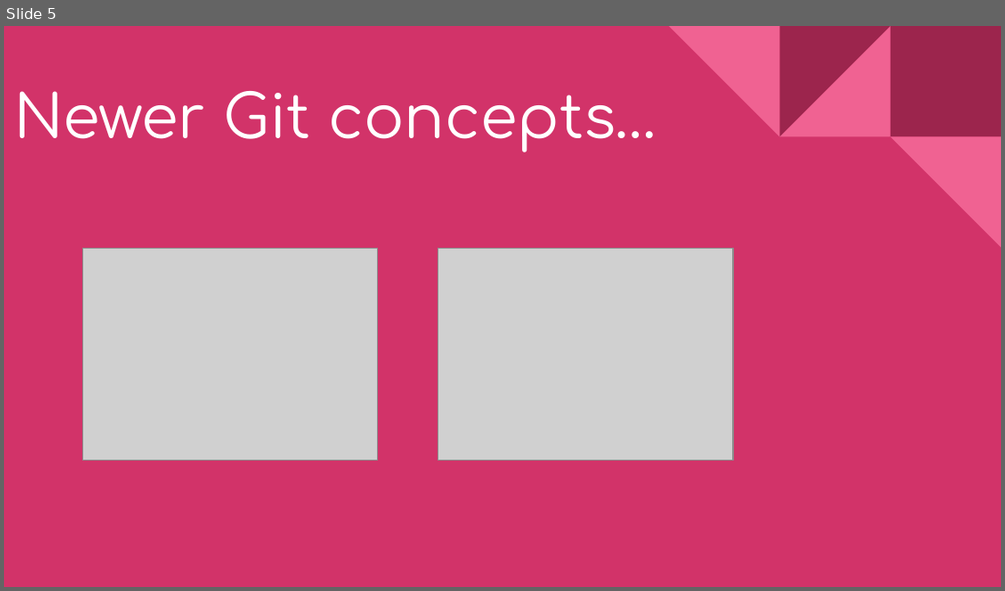
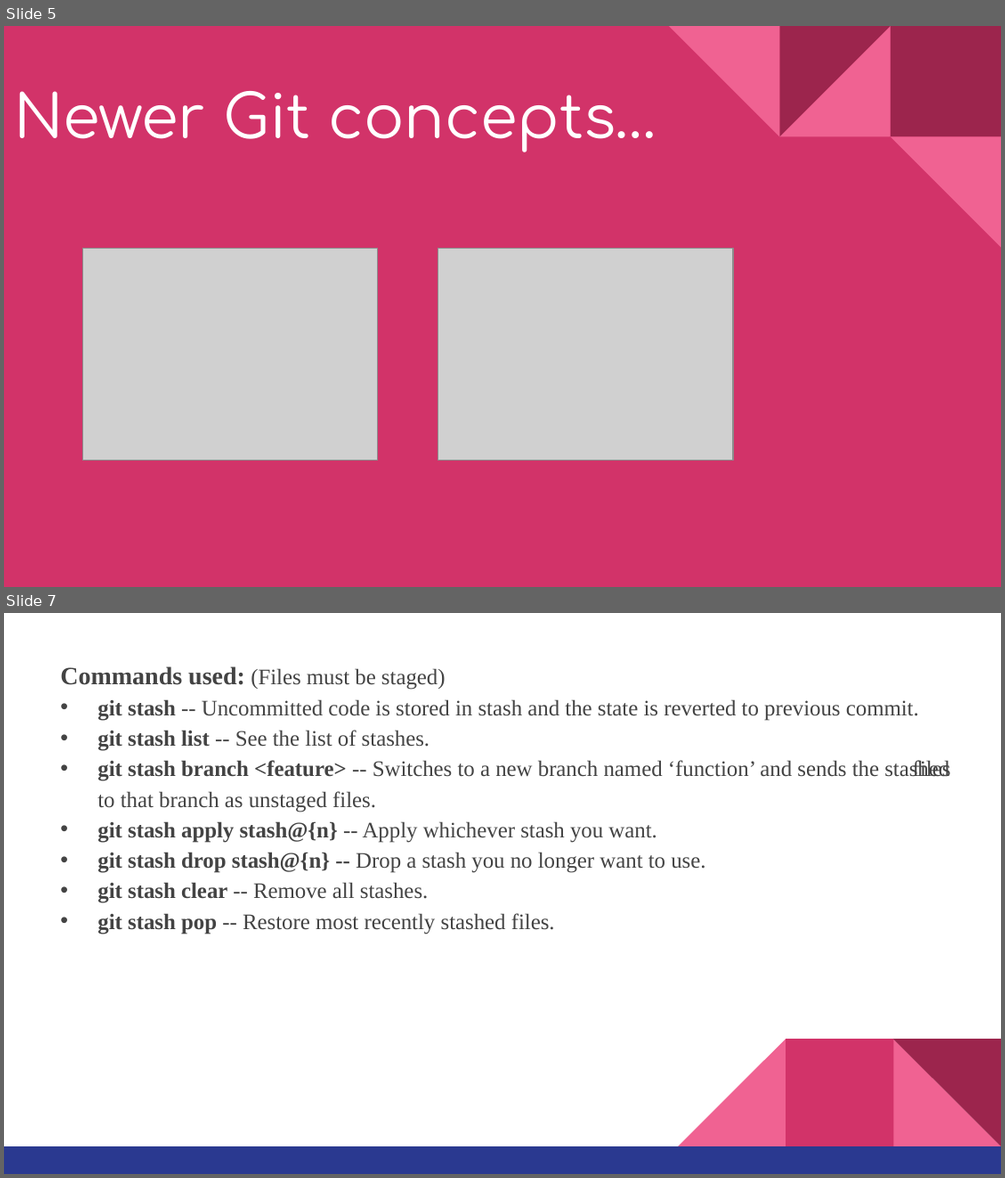
Before and after one commit to MrVaibhavChamp/Git-Advanced-Features, a slide deck: KOSS ppt.pptx. Shown one above the other, each under a label of ours: slide 5 before the commit, slides 5 and 7 after it; the slides between them are not shown. The pictures are 1005x591 and 1005x1178 pixels, drawn with LibreOffice and Linux fonts; fonts in the diff are those of the drawing; grey boxes stand for pictures. Boxes give left, top, right and bottom in pixels: in the first picture for what was removed or moved away, otherwise in the second. Text is boxed around its words. In the diff, an @@ line names an element or a change of style, - is before the commit and + after.

```diff
--- a/KOSS ppt.pptx
+++ b/KOSS ppt.pptx
@@ slide 7 added at [4,613,1001,1174], background #FFFFFF @@
@@ text added at [60,666,951,934], 16 pt, text #434343 @@
+Commands used: (Files must be staged)
+• git stash -- Uncommitted code is stored in stash and the state is reverted to previous commit.
+• git stash list -- See the list of stashes.
+• git stash branch <feature> -- Switches to a new branch named ‘function’ and sends the stashed files to that branch as unstaged files.
+• git stash apply stash@{n} -- Apply whichever stash you want.
+• git stash drop stash@{n} -- Drop a stash you no longer want to use.
+• git stash clear -- Remove all stashes.
+• git stash pop -- Restore most recently stashed files.
@@ group added at [4,1038,1001,1174]: 3 right triangles, 2 rectangles @@
```
Also in this commit, not shown: 1 slide changed, 2 other slides added, 1 slide removed.
